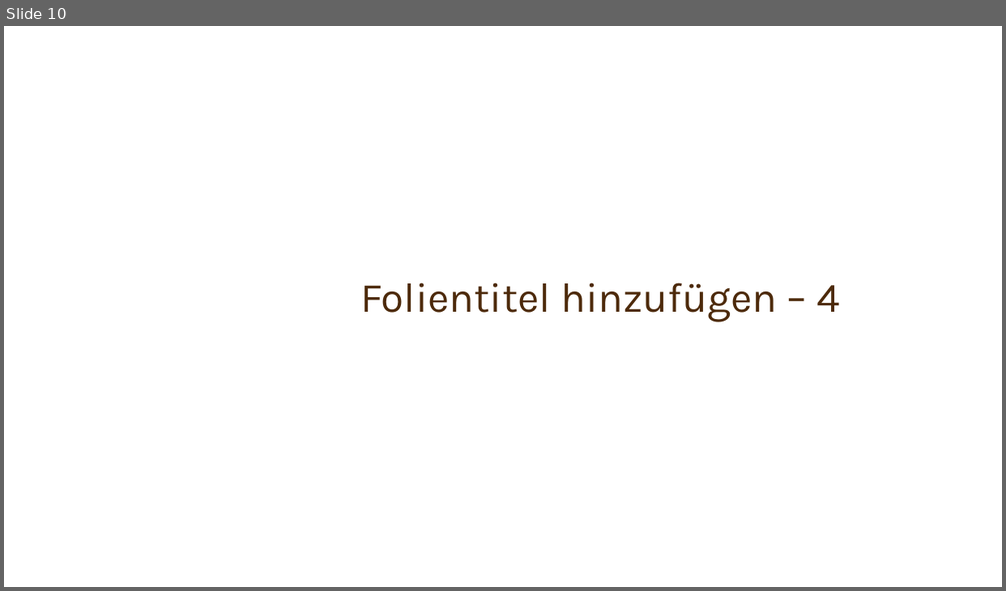
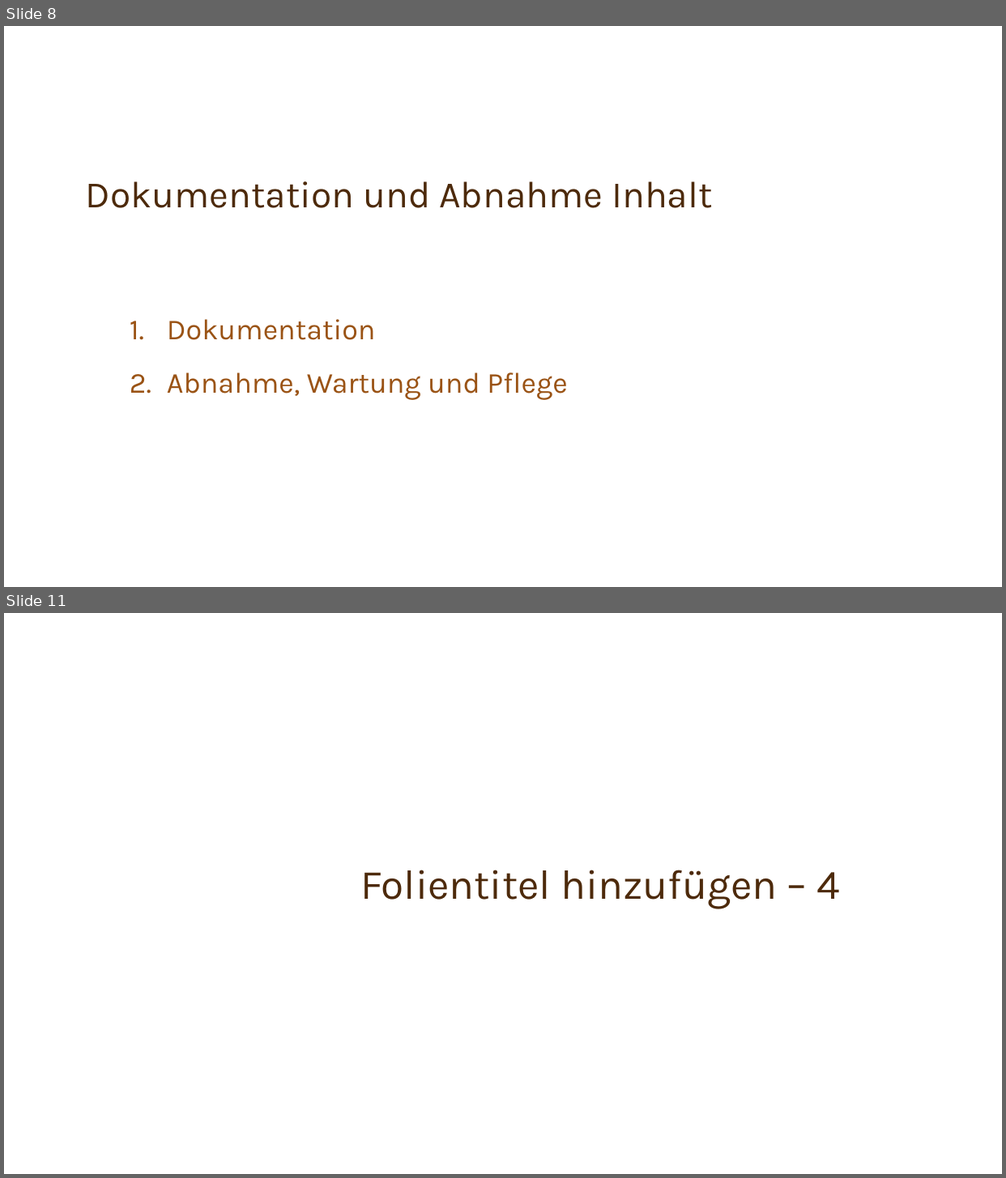
Before and after one commit to Team-6-SYP/Spassseite, a slide deck: Kapitel 9 Qualitätsicherung.pptx. Shown one above the other, each under a label of ours: slide 10 before the commit, slides 8 and 11 after it; the slides between them are not shown. The pictures are 1006x591 and 1006x1178 pixels, drawn with LibreOffice and Linux fonts; fonts in the diff are those of the drawing; background and template pictures are left out. Boxes give left, top, right and bottom in pixels: in the first picture for what was removed or moved away, otherwise in the second. Text is boxed around its words. In the diff, an @@ line names an element or a change of style, - is before the commit and + after.

```diff
--- a/Kapitel 9 Qualitätsicherung.pptx
+++ b/Kapitel 9 Qualitätsicherung.pptx
@@ slide 8 added at box(4, 26, 1002, 587), background picture (left out) @@
@@ title added at box(86, 182, 712, 208), 36 pt, text #4D2A0B @@
+Dokumentation und Abnahme Inhalt
@@ text added at box(167, 319, 567, 400), 28 pt, text #9A5315 @@
+1. Dokumentation
+2. Abnahme, Wartung und Pflege
@@ what was slide 10 is now slide 11 @@
```
Also in this commit, not shown: 2 slides changed, 1 other slide added, 1 slide removed.
